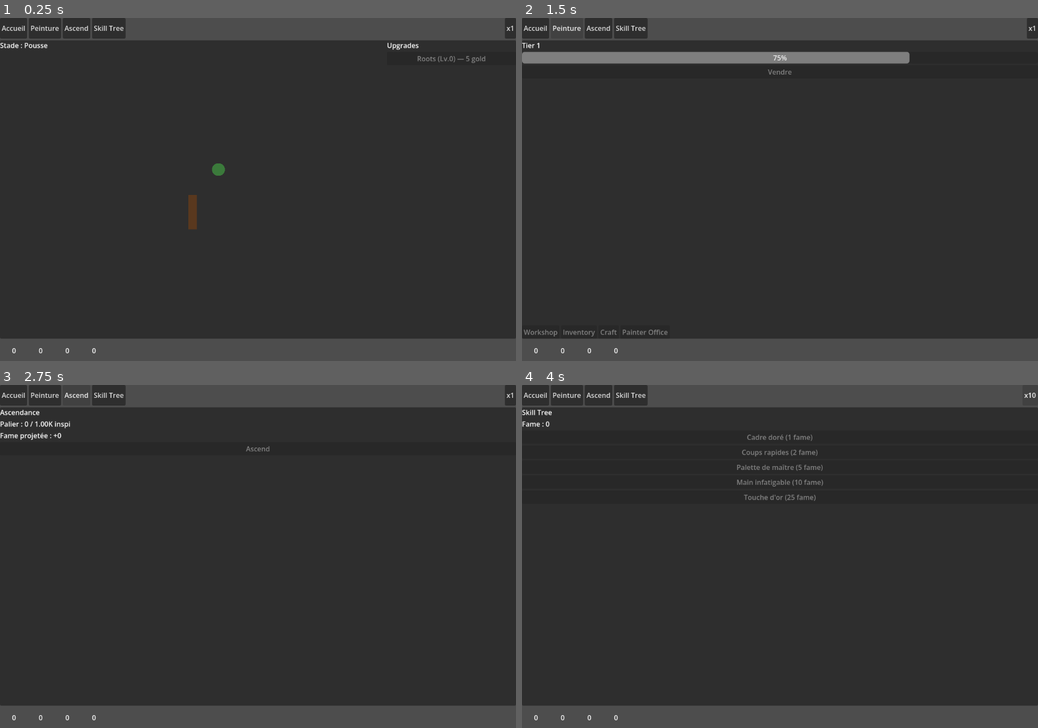
Above: before the commit, frames 1-4 (two rows, left to right).
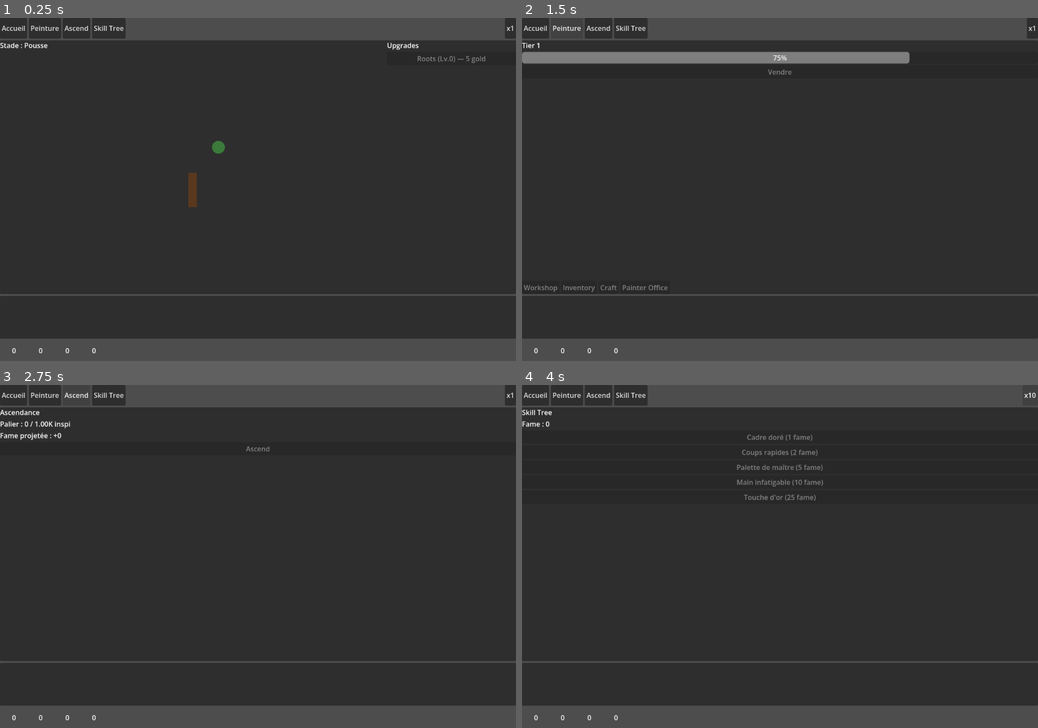
Above: after the commit, the same moments.

Repository: mitoufle/Artdle
Game: Godot game, scene res://Main.tscn
Same seed, same stepped clock (60 frames per second), same inputs: the game is played once before the commit and once after it.
Inputs:
- Up to frame 1 (0.25 s): no input
- Up to frame 2 (1.5 s): click "Accueil" at 0.5 s; click "Peinture" at 1.25 s
- Up to frame 3 (2.75 s): click "Ascend" at 2 s
- Up to frame 4 (4 s): click "Skill Tree" at 2.75 s; click "x1" at 3.5 s

The runs differ from the first frame. In frame 1, 0.9% of the frame differs, in the area x 0-100%, y 35-82%; in frame 2, 0.9%; in frame 3, 0.6%; in frame 4, 0.6%.

Commit message:
wire InfoPanel into Main.tscn between Content and BottomBar

Diff:
--- a/Main.tscn
+++ b/Main.tscn
@@ -1,7 +1,8 @@
-[gd_scene load_steps=7 format=3 uid="uid://bcdmain8artdl0"]
+[gd_scene load_steps=8 format=3 uid="uid://bcdmain8artdl0"]
 
 [ext_resource type="Script" path="res://scripts/Main.gd" id="1_main"]
 [ext_resource type="PackedScene" uid="uid://dpskjp8x1i7x" path="res://Scenes/BottomBar.tscn" id="2_bottombar"]
+[ext_resource type="PackedScene" path="res://Scenes/InfoPanel.tscn" id="7_infopanel"]
 [ext_resource type="PackedScene" path="res://views/AccueilView.tscn" id="3_accueil"]
 [ext_resource type="PackedScene" path="res://views/PaintingView.tscn" id="4_painting"]
 [ext_resource type="PackedScene" path="res://views/AscendancyView.tscn" id="5_ascendancy"]
@@ -61,5 +62,8 @@
 layout_mode = 2
 size_flags_vertical = 3
 
+[node name="InfoPanel" parent="MainLayout/VBoxContainer" instance=ExtResource("7_infopanel")]
+layout_mode = 2
+
 [node name="BottomBar" parent="MainLayout/VBoxContainer" instance=ExtResource("2_bottombar")]
 layout_mode = 2
